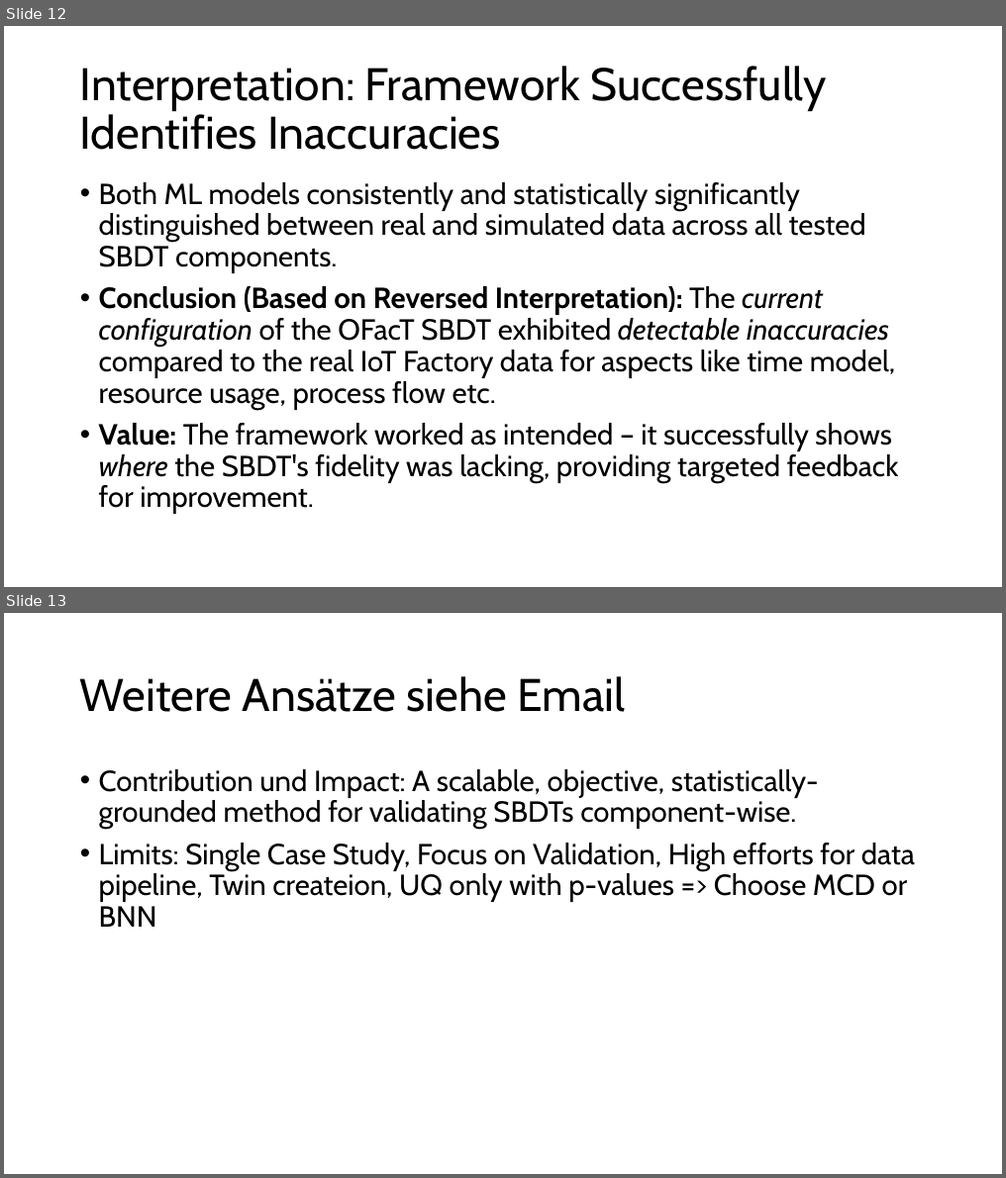
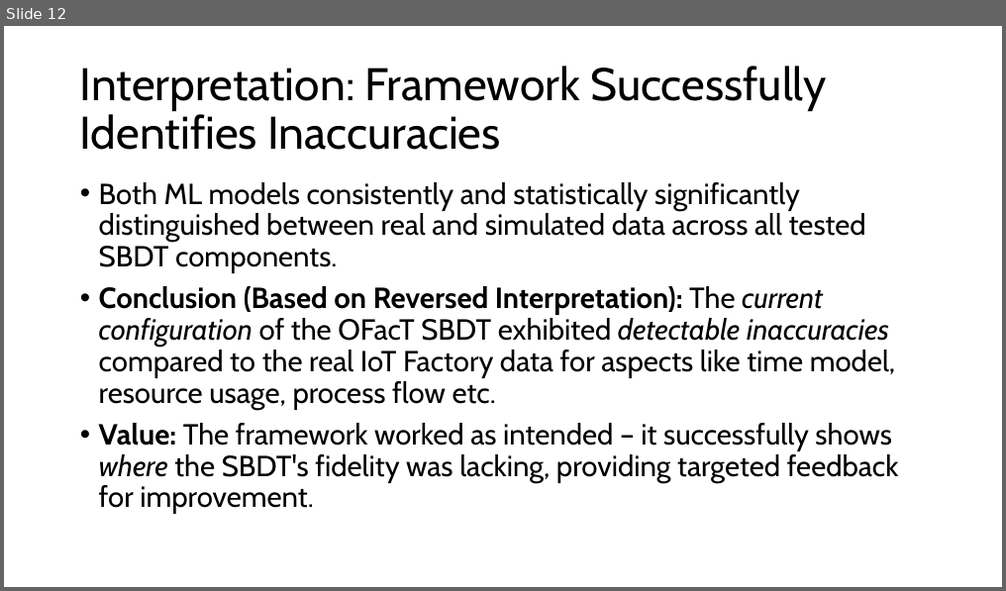
Before and after one commit to fishingpvalues/masterthesis, a slide deck: Zusammenfassung Master Thesis.pptx. Shown one above the other, each under a label of ours: slides 12 and 13 before the commit, slide 12 after it. The pictures are 1006x1178 and 1006x591 pixels, drawn with LibreOffice and Linux fonts; fonts in the diff are those of the drawing. Boxes give left, top, right and bottom in pixels: in the first picture for what was removed or moved away, otherwise in the second. Text is boxed around its words. In the diff, an @@ line names an element or a change of style, - is before the commit and + after.

```diff
--- a/Zusammenfassung Master Thesis.pptx
+++ b/Zusammenfassung Master Thesis.pptx
@@ slide 13 removed at (4,613,1002,1174), background #FFFFFF @@
@@ title removed at (80,676,625,712) @@
-Weitere Ansätze siehe Email
@@ text removed at (99,769,915,927) @@
-• Contribution und Impact: A scalable, objective, statistically-grounded method for validating SBDTs component-wise.
-• Limits: Single Case Study, Focus on Validation, High efforts for data pipeline, Twin createion, UQ only with p-values => Choose MCD or BNN
```
Also in this commit, not shown: 1 slide changed, 2 slides added, 37 other files.
